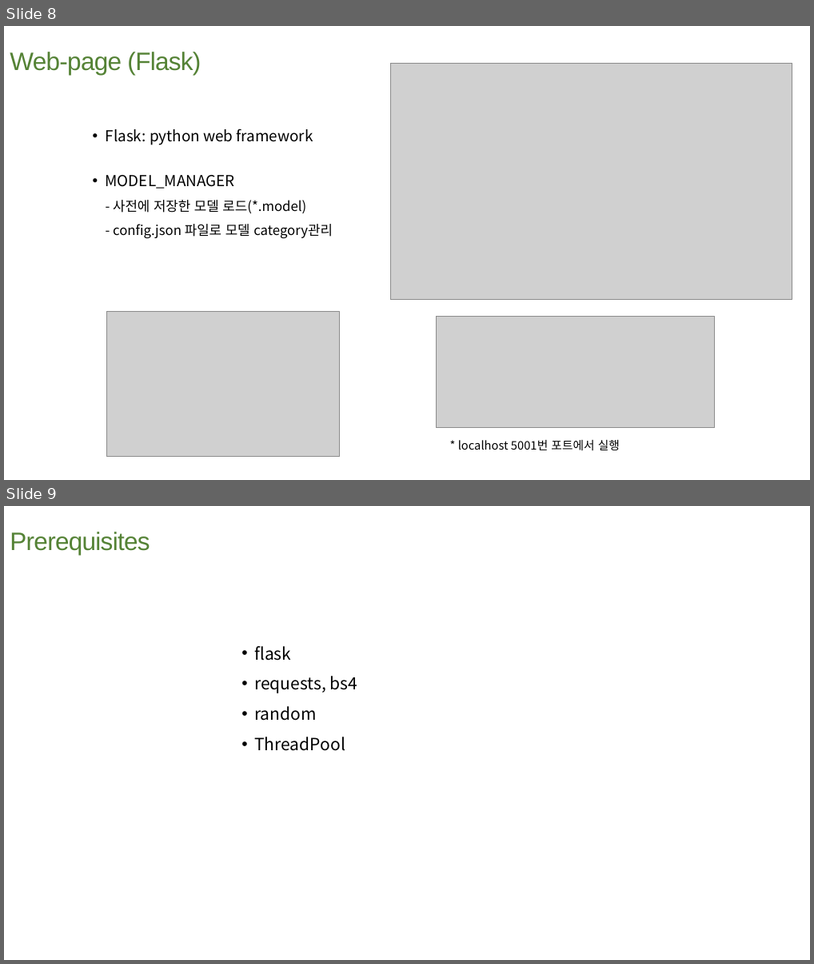
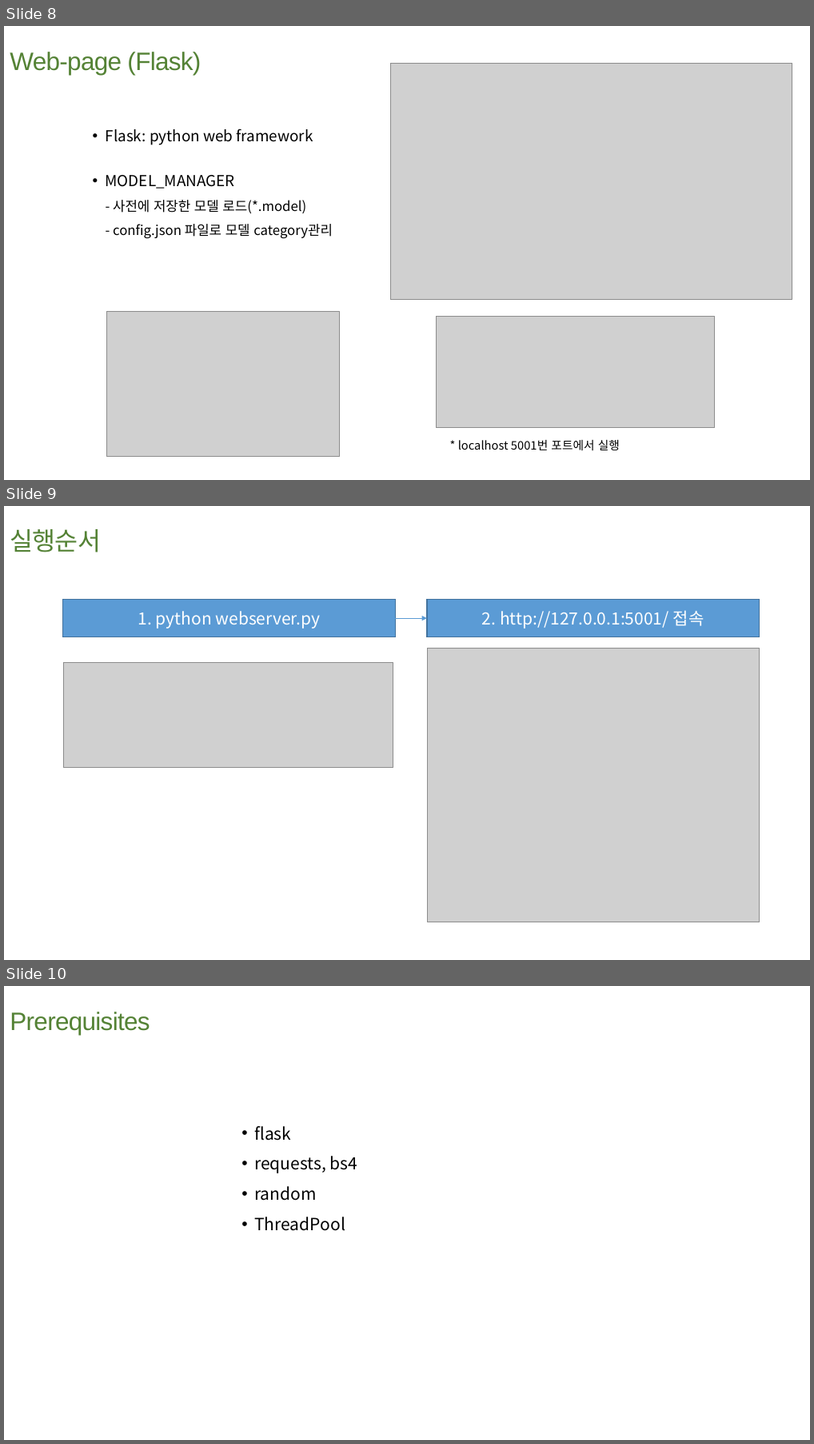
Before and after one commit to junkyulee77/AI_writing1, a slide deck: 키워드별 실시간 웹크롤링 및 단문글쓰기.pptx. Shown one above the other, each under a label of ours: slides 8 and 9 before the commit, slides 8, 9 and 10 after it. The pictures are 814x964 and 814x1444 pixels, drawn with LibreOffice and Linux fonts; fonts in the diff are those of the drawing; grey boxes stand for pictures. Boxes give left, top, right and bottom in pixels: in the first picture for what was removed or moved away, otherwise in the second. Text is boxed around its words. In the diff, an @@ line names an element or a change of style, - is before the commit and + after.

Commit message:
update

```diff
--- a/키워드별 실시간 웹크롤링 및 단문글쓰기.pptx
+++ b/키워드별 실시간 웹크롤링 및 단문글쓰기.pptx
@@ slide 9 added at box(4, 506, 810, 960), background #FFFFFF @@
@@ text added at box(10, 529, 101, 552), 30 pt, text #548235 @@
+실행순서
@@ rectangle added at box(63, 599, 395, 637), fill #5B9BD5, outline #43739E 1 pt, 20 pt, text #FFFFFF @@
+1. python webserver.py
@@ rectangle added at box(427, 599, 759, 637), fill #5B9BD5, outline #43739E 1 pt, 20 pt, text #FFFFFF @@
+2. http://127.0.0.1:5001/ 접속
@@ arrow added from (395, 618) to (427, 618), #5B9BD5 0.5 pt @@
@@ picture added at box(427, 648, 759, 922) @@
@@ picture added at box(63, 662, 394, 768) @@
@@ what was slide 9 is now slide 10 @@
```
